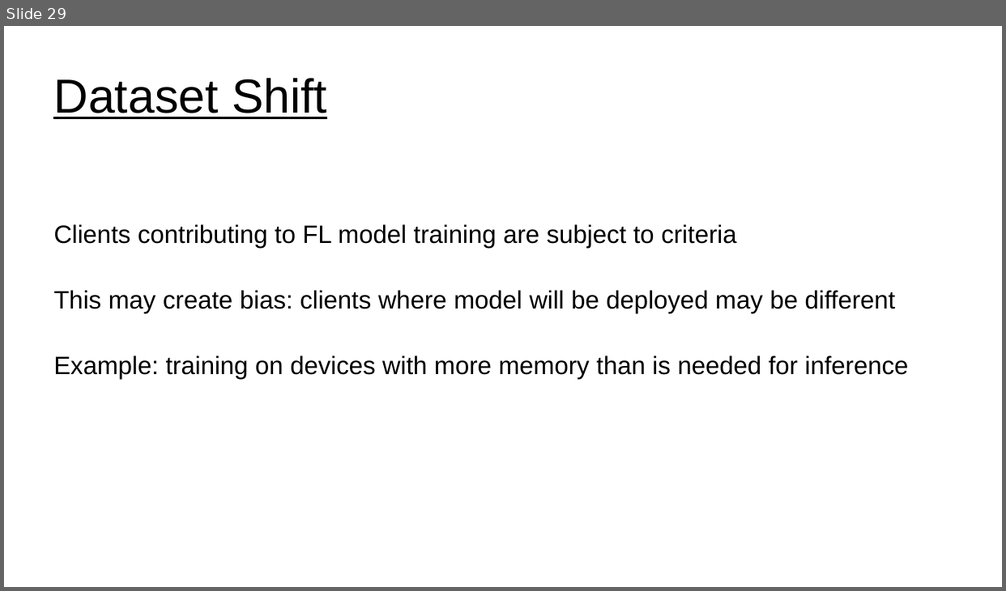
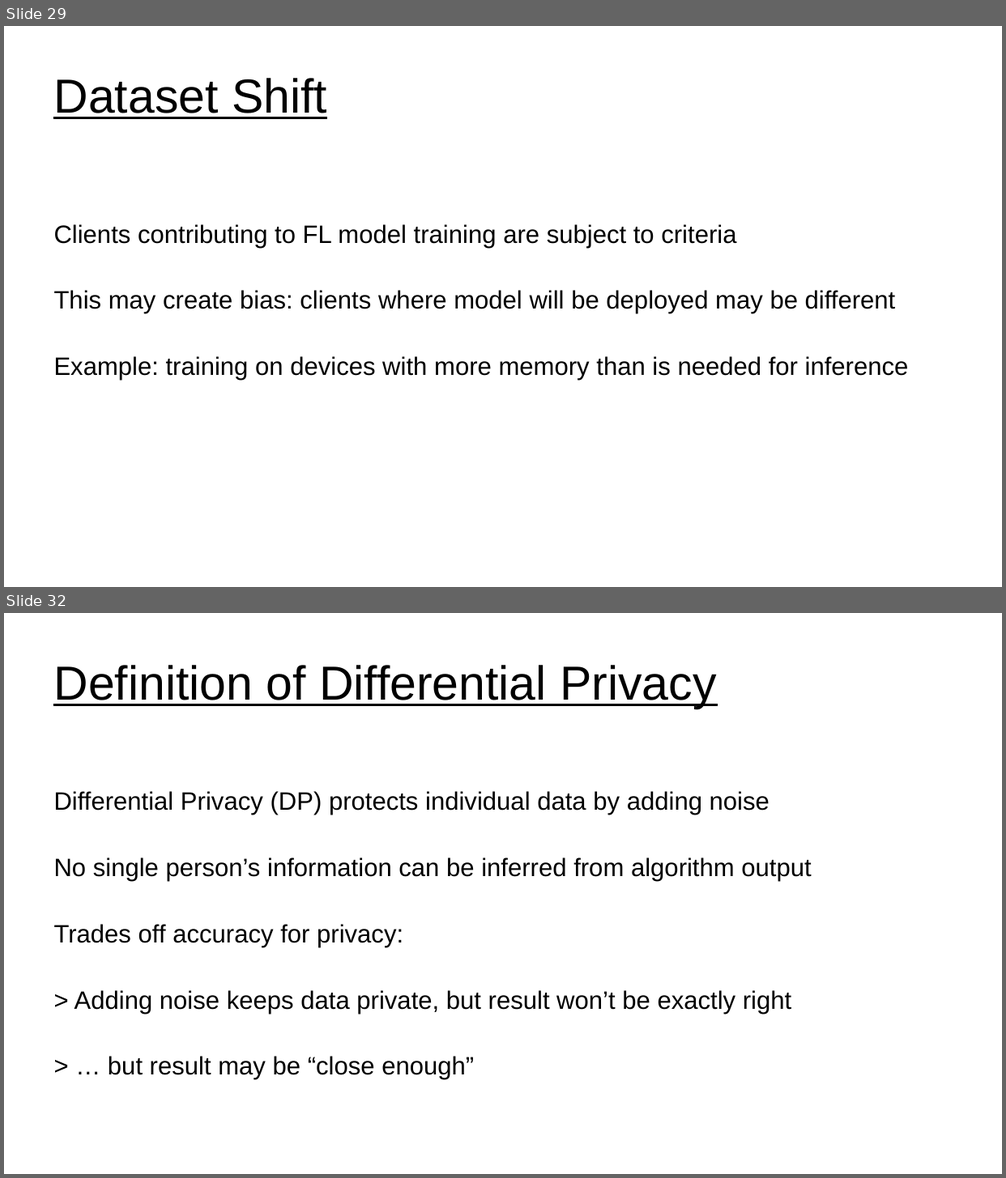
Before and after one commit to UVADS/distributed_computing, a slide deck: 07_distributed_model_training/federated_learning.ppt. Shown one above the other, each under a label of ours: slide 29 before the commit, slides 29 and 32 after it; the slides between them are not shown. The pictures are 1006x591 and 1006x1178 pixels, drawn with LibreOffice and Linux fonts; fonts in the diff are those of the drawing. Boxes give left, top, right and bottom in pixels: in the first picture for what was removed or moved away, otherwise in the second. Text is boxed around its words. In the diff, an @@ line names an element or a change of style, - is before the commit and + after.

Commit message:
added differential privacy slides

```diff
--- a/07_distributed_model_training/federated_learning.ppt
+++ b/07_distributed_model_training/federated_learning.ppt
@@ slide 32 added at bbox=[4, 613, 1002, 1174], background #FFFFFF @@
@@ title added at bbox=[53, 665, 716, 709], 38 pt, text #000000, underline @@
+Definition of Differential Privacy
@@ subtitle added at bbox=[54, 791, 811, 1080], 20 pt, text #000000 @@
+Differential Privacy (DP) protects individual data by adding noise
+No single person’s information can be inferred from algorithm output
+Trades off accuracy for privacy:
+> Adding noise keeps data private, but result won’t be exactly right
+> … but result may be “close enough”
```
Also in this commit, not shown: 4 slides changed, 6 other slides added, 2 other files.
